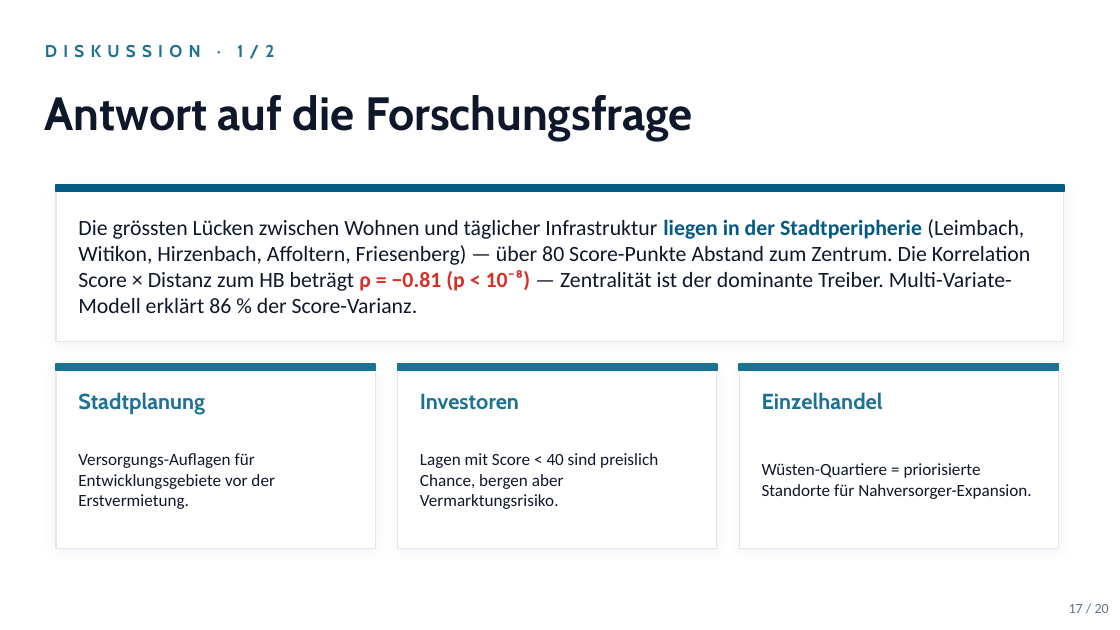
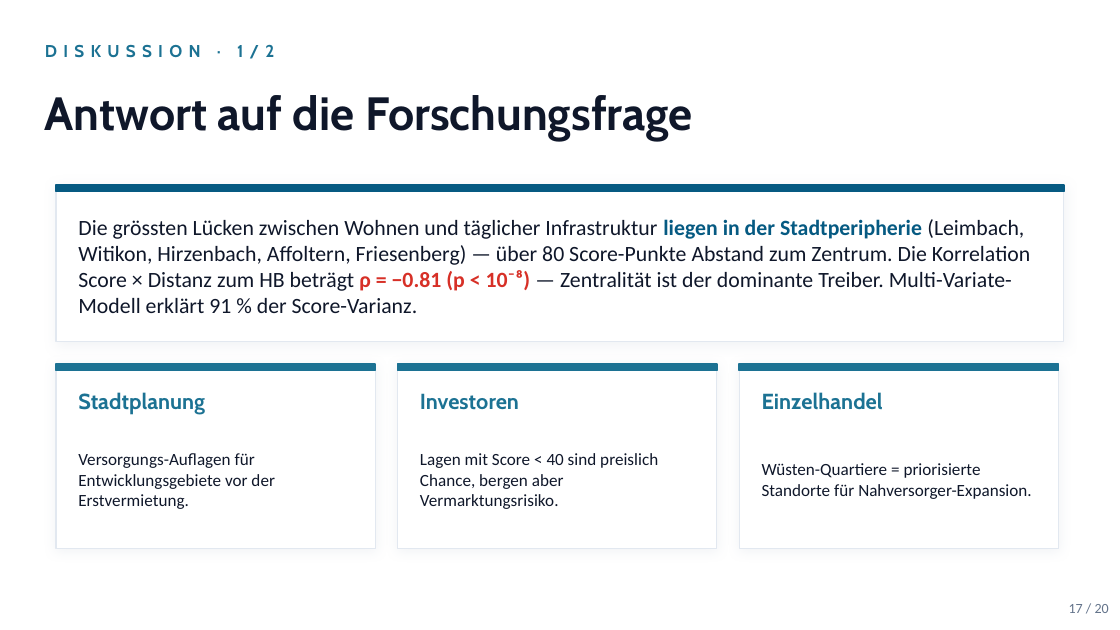
Before and after one commit to sanirmem/zh15min, a slide deck: slide 17 of reports/zh15min_slides.pptx. Drawn at 1120x630 pixels with LibreOffice and Linux fonts; fonts in the diff are those of the drawing. Boxes give left, top, right and bottom in pixels: in the first picture for what was removed or moved away, otherwise in the second. Text is boxed around its words. In the diff, an @@ line names an element or a change of style, - is before the commit and + after.

```diff
--- a/reports/zh15min_slides.pptx
+++ b/reports/zh15min_slides.pptx
@@ text at (x1=78, y1=219, x2=1031, y2=313): text changed @@
-Die grössten Lücken zwischen Wohnen und täglicher Infrastruktur liegen in der Stadtperipherie (Leimbach, Witikon, Hirzenbach, Affoltern, Friesenberg) — über 80 Score-Punkte Abstand zum Zentrum. Die Korrelation Score × Distanz zum HB beträgt ρ = −0.81 (p < 10⁻⁸) — Zentralität ist der dominante Treiber. Multi-Variate-Modell erklärt 86 % der Score-Varianz.
+Die grössten Lücken zwischen Wohnen und täglicher Infrastruktur liegen in der Stadtperipherie (Leimbach, Witikon, Hirzenbach, Affoltern, Friesenberg) — über 80 Score-Punkte Abstand zum Zentrum. Die Korrelation Score × Distanz zum HB beträgt ρ = −0.81 (p < 10⁻⁸) — Zentralität ist der dominante Treiber. Multi-Variate-Modell erklärt 91 % der Score-Varianz.
```
Also in this commit, not shown: 4 other slides changed, 6 other files.
